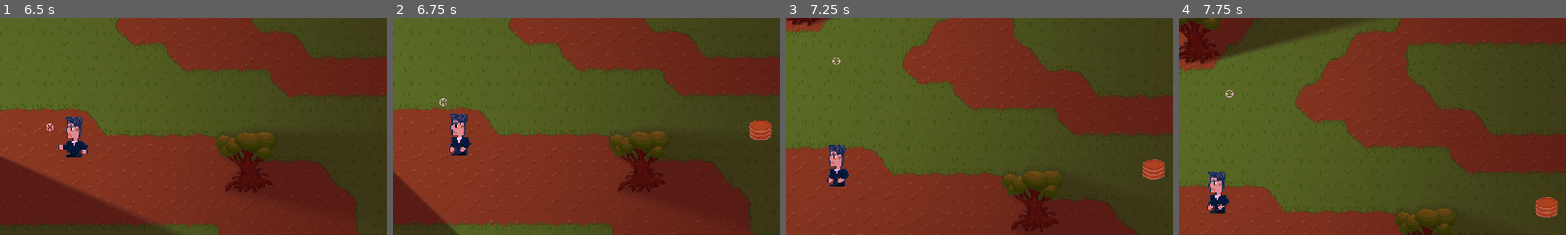
Above: before the commit, frames 1-4 (left to right).
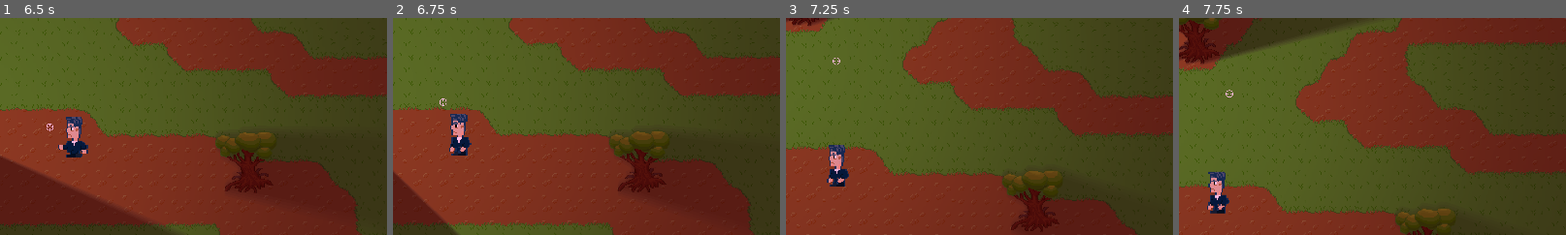
Above: after the commit, the same moments.

Repository: Fjonan/PeterPun
Game: Godot game, scene res://scenes/main.tscn
The game is run twice, just before and just after one commit, with the same random seed, the same clock (stepped at 60 frames per second) and the same inputs.
Inputs (mouse positions are % of the whole screen's width and height, from its top left):
- Up to frame 1 (6.5 s): tap Enter (ui_accept) at 0.5, 0.77, 3.77 s; move the mouse to (72, 45) at 0.52 s; hold Right (ui_right) 0.53-1.25 s; hold F 0.53-1.25 s; click (72, 45) at 0.67 s; drag from (30, 55) to (45, 70) at 1.27 s; move the mouse to (60, 28) at 2.02 s; hold Right (ui_right) 2.03-2.75 s; hold F 2.03-2.75 s; drag from (45, 70) to (20, 35) at 2.77 s; move the mouse to (80, 65) at 3.52 s; hold Left (ui_left) 3.53-4.25 s; hold F 3.53-4.25 s; drag from (20, 35) to (35, 25) at 4.27 s; move the mouse to (55, 50) at 5.02 s; hold Down (ui_down) 5.03-5.75 s; hold F 5.03-5.75 s; click (55, 50) at 5.17 s; drag from (35, 25) to (30, 55) at 5.77 s
- Up to frame 2 (6.75 s): move the mouse to (72, 45) at 6.52 s; hold Up (ui_up) from 6.53 s (still down); hold F from 6.53 s (still down)
- Up to frame 3 (7.25 s): keep holding Up (ui_up); keep holding F; tap Enter (ui_accept) at 6.77 s
- Up to frame 4 (7.75 s): release Up (ui_up) at 7.25 s; release F at 7.25 s; drag from (30, 55) to (93, 63) at 7.27 s
The pictures show only the part of the screen within x 45-95%, y 29-78%; the shares and areas given below are measured in that part.

Frame 1 is identical in both runs. In frame 2, 0.5% of the frame differs, in the area x 91-98%, y 47-57%; in frame 3, 0.5%; in frame 4, 0.5%, in the area x 91-98%, y 82-92%.

Commit message:
puncakes timer

Diff:
--- a/scenes/items/pickable.tscn
+++ b/scenes/items/pickable.tscn
@@ -1,7 +1,9 @@
-[gd_scene load_steps=5 format=3 uid="uid://ym8rhrm3pmbs"]
+[gd_scene load_steps=7 format=3 uid="uid://ym8rhrm3pmbs"]
 
 [ext_resource type="Script" path="res://scripts/pickable.gd" id="1_qrcqp"]
 [ext_resource type="Texture2D" uid="uid://cspwkdhjiocue" path="res://assets/tiles/tilesAtlas.png" id="2_i40g1"]
+[ext_resource type="Texture2D" uid="uid://b23xmq10prmts" path="res://assets/light.png" id="3_ju8s4"]
+[ext_resource type="Script" path="res://scripts/pancakelight.gd" id="4_7t3kn"]
 
 [sub_resource type="AtlasTexture" id="AtlasTexture_r2n54"]
 atlas = ExtResource("2_i40g1")
@@ -23,4 +25,14 @@
 wait_time = 5.0
 one_shot = true
 
+[node name="PointLight2D" type="PointLight2D" parent="."]
+color = Color(0.807843, 0, 0.32549, 1)
+texture = ExtResource("3_ju8s4")
+texture_scale = 0.5
+script = ExtResource("4_7t3kn")
+
+[node name="LightTimer" type="Timer" parent="."]
+autostart = true
+
 [connection signal="timeout" from="Cooldown" to="." method="_on_timer_timeout"]
+[connection signal="timeout" from="LightTimer" to="PointLight2D" method="_on_light_timer_timeout"]
--- a/scenes/main.tscn
+++ b/scenes/main.tscn
@@ -55,7 +55,7 @@
 autostart = true
 
 [node name="ItemTimer" type="Timer" parent="."]
-wait_time = 3.0
+wait_time = 13.0
 
 [node name="Player" parent="." instance=ExtResource("2_ac05l")]
 
--- /dev/null
+++ b/scripts/pancakelight.gd
@@ -0,0 +1,8 @@
+extends PointLight2D
+
+func _on_light_timer_timeout():
+	print('Light changed')
+	if (energy == 1):
+		energy = 0.5
+	else:
+		energy = 1
